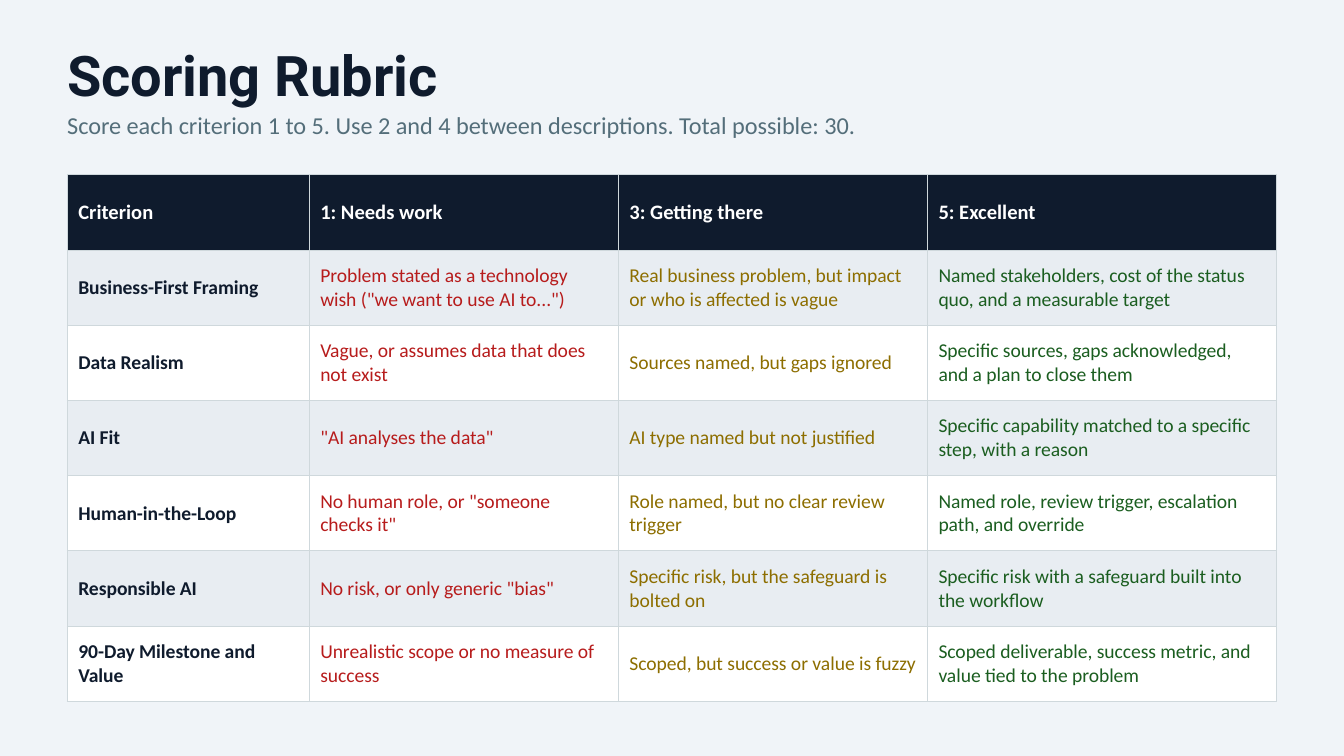
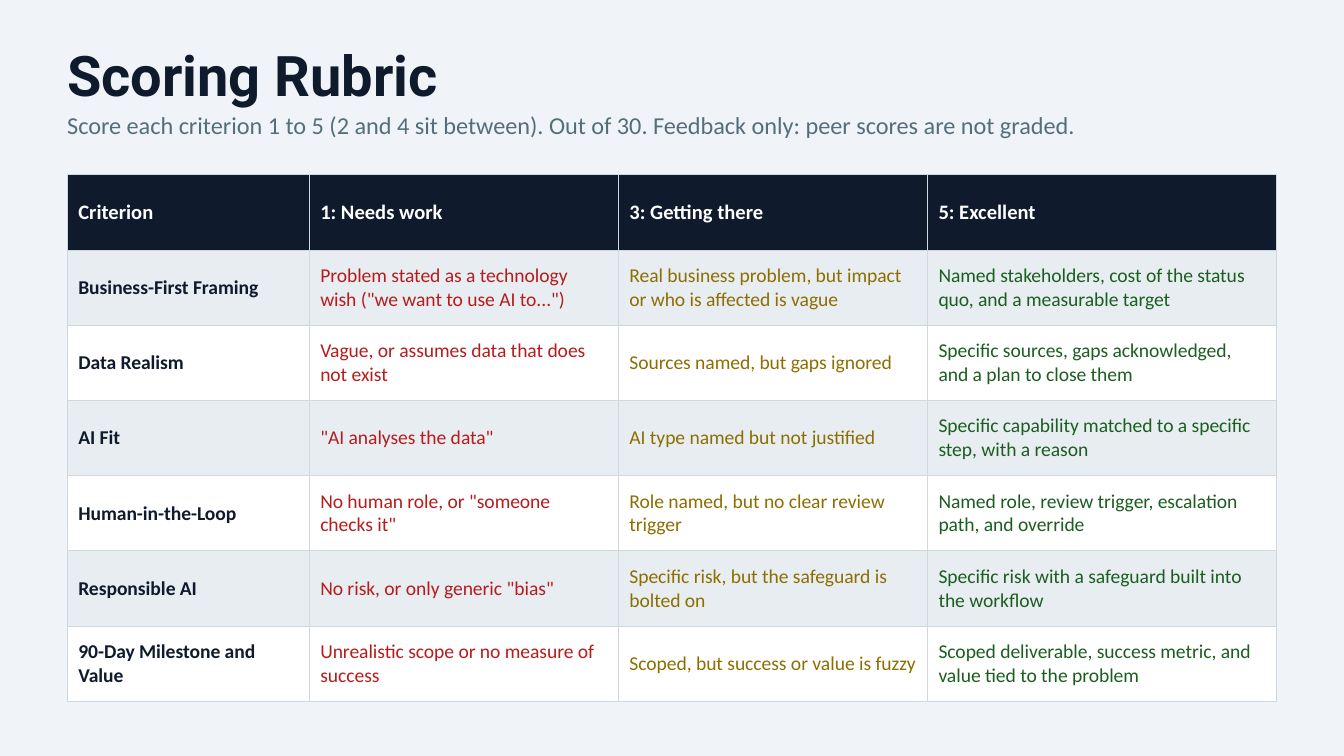
Before and after one commit to kwartler/Vienna_Dec_26, a slide deck: slide 13 of pdca_exercise/PDCA_Exercise_Deck.pptx (slide 12 before the commit). Drawn at 1344x756 pixels with LibreOffice and Linux fonts; fonts in the diff are those of the drawing. Boxes give left, top, right and bottom in pixels: in the first picture for what was removed or moved away, otherwise in the second. Text is boxed around its words. In the diff, an @@ line names an element or a change of style, - is before the commit and + after.

```diff
--- a/pdca_exercise/PDCA_Exercise_Deck.pptx
+++ b/pdca_exercise/PDCA_Exercise_Deck.pptx
@@ text at (67, 116, 1075, 138): text changed @@
-Score each criterion 1 to 5. Use 2 and 4 between descriptions. Total possible: 30.
+Score each criterion 1 to 5 (2 and 4 sit between). Out of 30. Feedback only: peer scores are not graded.
```
Also in this commit, not shown: 6 other slides changed, 2 slides added, 5 other files.
